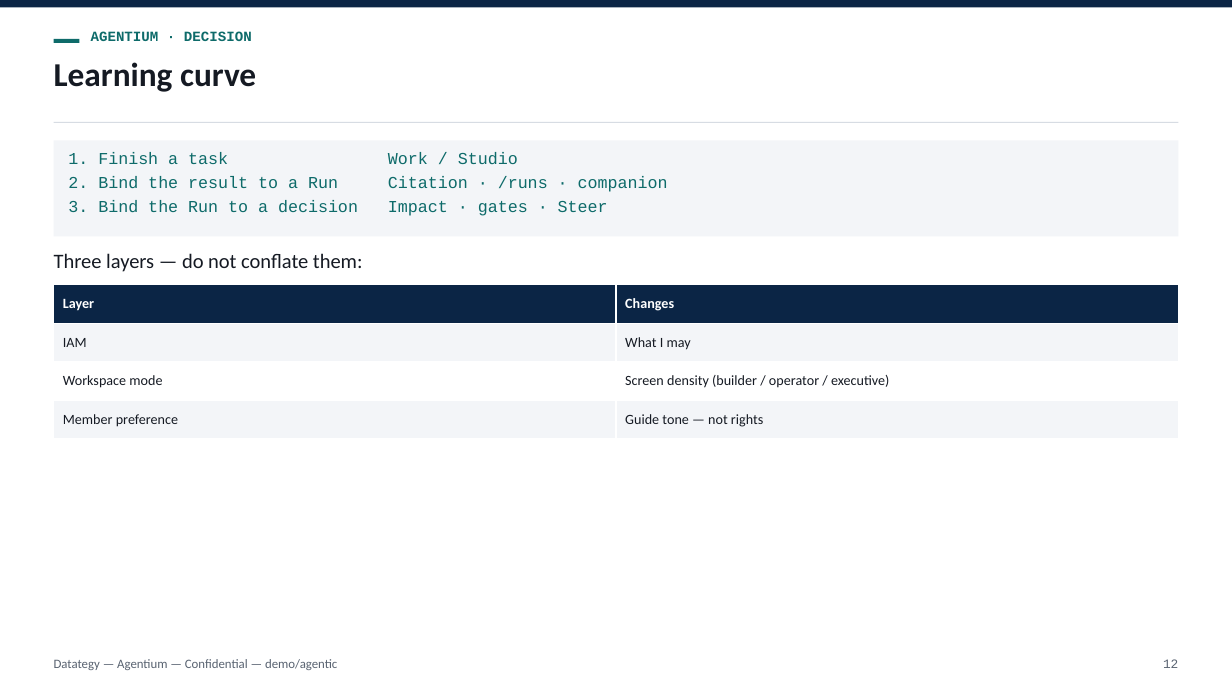
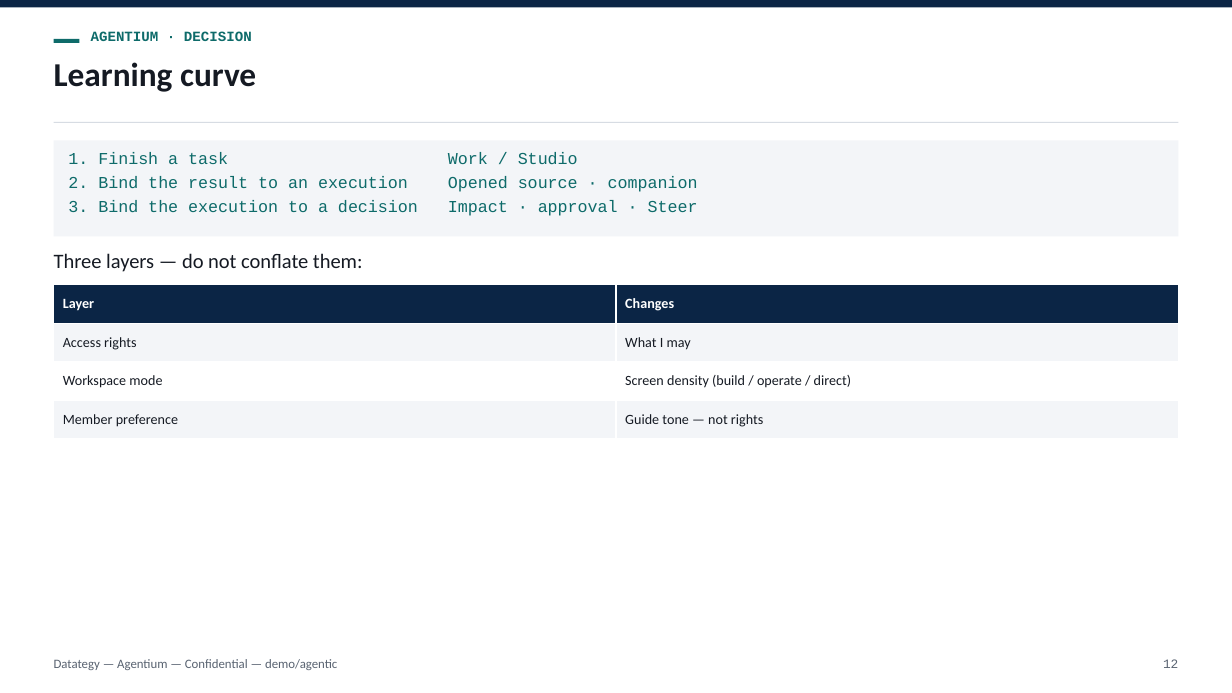
Before and after one commit to tishacian/hyusai, a slide deck: slide 12 of docs/deck-agentium-decision-adoption.en.pptx. Drawn at 1232x693 pixels with LibreOffice and Linux fonts; fonts in the diff are those of the drawing. Boxes give left, top, right and bottom in pixels: in the first picture for what was removed or moved away, otherwise in the second. Text is boxed around its words. In the diff, an @@ line names an element or a change of style, - is before the commit and + after.

```diff
--- a/docs/deck-agentium-decision-adoption.en.pptx
+++ b/docs/deck-agentium-decision-adoption.en.pptx
@@ text at box(68, 176, 698, 216): text changed @@
-2. Bind the result to a Run Citation · /runs · companion
-3. Bind the Run to a decision Impact · gates · Steer
+2. Bind the result to an execution Opened source · companion
+3. Bind the execution to a decision Impact · approval · Steer
@@ table at box(54, 285, 1179, 439) @@
-row 2, column 1: IAM
+row 2, column 1: Access rights
-row 3, column 2: Screen density (builder / operator / executive)
+row 3, column 2: Screen density (build / operate / direct)
```
Also in this commit, not shown: 12 other slides changed, 16 other files.
